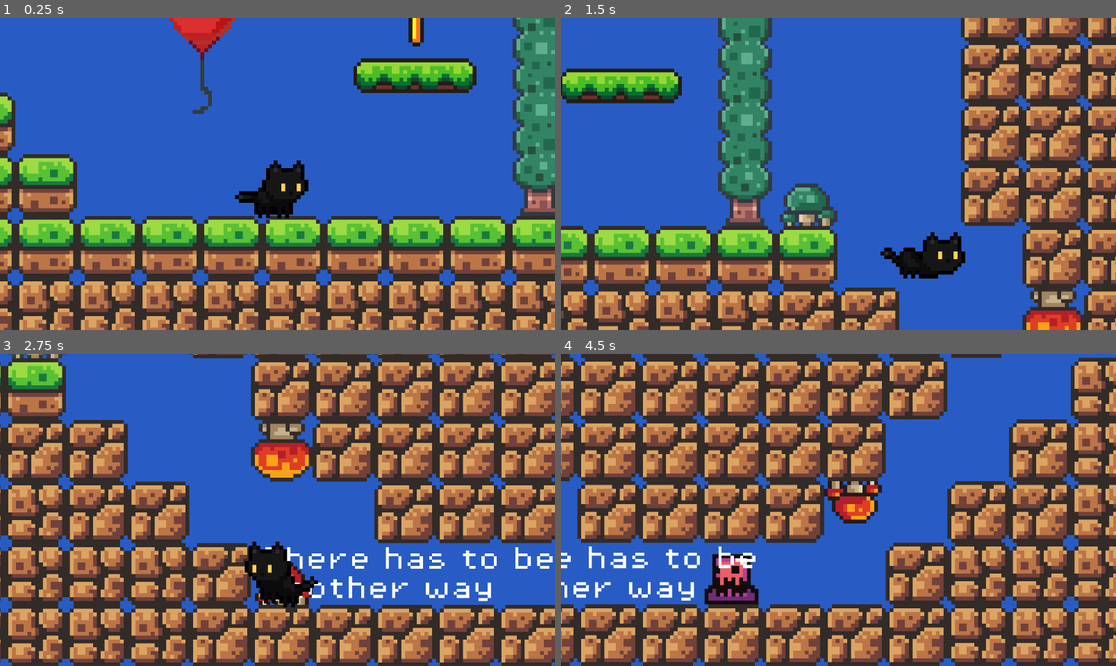
Above: before the commit, frames 1-4 (two rows, left to right).
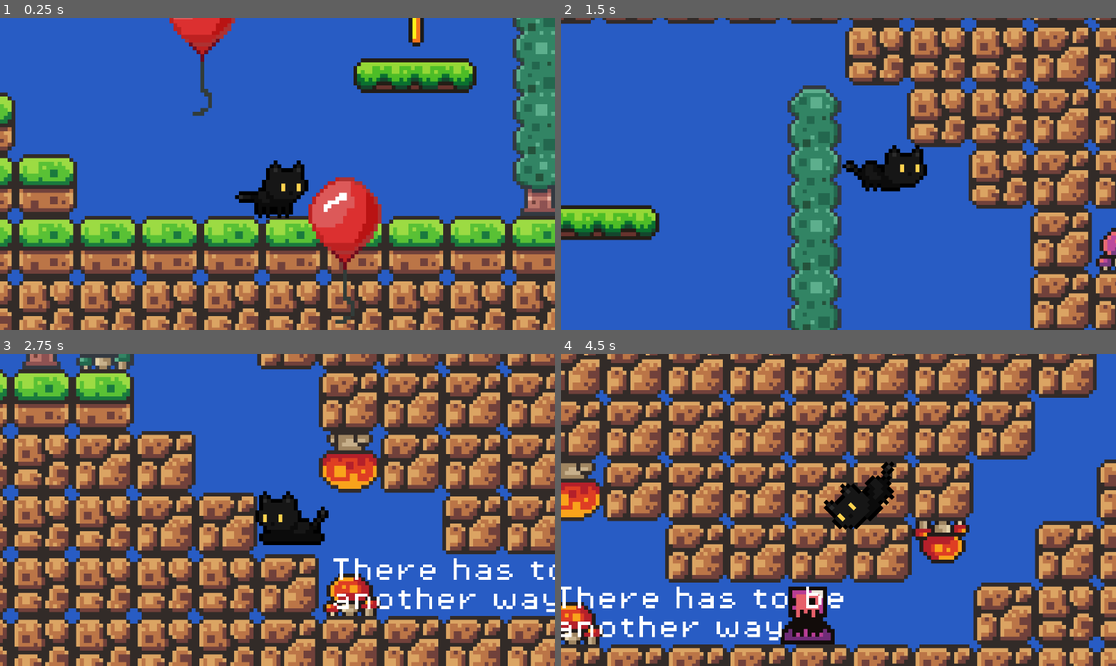
Above: after the commit, the same moments.

Repository: madgustoo/catja
Game: Godot game, scene res://main.tscn
Same seed, same stepped clock (60 frames per second), same inputs: the game is played once before the commit and once after it.
Inputs:
- Up to frame 1 (0.25 s): no input
- Up to frame 2 (1.5 s): hold Right (move_right) from 0.53 s (still down); tap Space (jump) at 0.6, 0.77, 1.07, 1.35 s
- Up to frame 3 (2.75 s): tap Space (jump) at 1.52, 1.82, 2.1 s; release Right (move_right) at 2.03 s; hold Left (move_left) from 2.03 s (still down)
- Up to frame 4 (4.5 s): release Left (move_left) at 2.78 s; hold Right (move_right) 2.78-4.28 s; tap Space (jump) at 2.85, 3.02, 3.32, 3.6, 3.77, 4.07, 4.35 s; hold Left (move_left) from 4.28 s (still down)

The runs differ from the first frame. In frame 1, 3.0% of the frame differs, in the area x 30-69%, y 0-98%; in frame 2, 61%; in frame 3, 75%; in frame 4, 81%, in the area x 0-100%, y 0-100%.

Commit message:
Added coyote timer

Diff:
--- a/balloon.gd
+++ b/balloon.gd
@@ -9,6 +9,7 @@
 	if body.is_in_group("Player"):
 		animation_player.play("pop")
 		var dir = (body.global_position - global_position).normalized()
+		# Checks if player is
 		body.bounce(-dir * bounce_force)
 		timer.start()
 
--- a/balloon.tscn
+++ b/balloon.tscn
@@ -3,42 +3,6 @@
 [ext_resource type="Texture2D" uid="uid://d3w80iv8inomu" path="res://assets/sprites/balloon-sprite-sheet.png" id="1_n2rxu"]
 [ext_resource type="Script" uid="uid://dr0r6d5ha5tqf" path="res://balloon.gd" id="1_r345k"]
 [ext_resource type="AudioStream" uid="uid://b61h6r5tj6my" path="res://assets/sounds/pop.wav" id="3_4emby"]
-
-[sub_resource type="AtlasTexture" id="AtlasTexture_r345k"]
-atlas = ExtResource("1_n2rxu")
-region = Rect2(0, 0, 64, 64)
-
-[sub_resource type="AtlasTexture" id="AtlasTexture_4emby"]
-atlas = ExtResource("1_n2rxu")
-region = Rect2(64, 0, 64, 64)
-
-[sub_resource type="AtlasTexture" id="AtlasTexture_jj3vs"]
-atlas = ExtResource("1_n2rxu")
-region = Rect2(128, 0, 64, 64)
-
-[sub_resource type="AtlasTexture" id="AtlasTexture_wxbh2"]
-atlas = ExtResource("1_n2rxu")
-region = Rect2(192, 0, 64, 64)
-
-[sub_resource type="SpriteFrames" id="SpriteFrames_mv2x6"]
-animations = [{
-"frames": [{
-"duration": 1.0,
-"texture": SubResource("AtlasTexture_r345k")
-}, {
-"duration": 1.0,
-"texture": SubResource("AtlasTexture_4emby")
-}, {
-"duration": 1.0,
-"texture": SubResource("AtlasTexture_jj3vs")
-}, {
-"duration": 1.0,
-"texture": SubResource("AtlasTexture_wxbh2")
-}],
-"loop": true,
-"name": &"dance",
-"speed": 5.0
-}]
 
 [sub_resource type="CircleShape2D" id="CircleShape2D_n2rxu"]
 
@@ -85,7 +49,7 @@
 tracks/3/type = "value"
 tracks/3/imported = false
 tracks/3/enabled = true
-tracks/3/path = NodePath("FloatMotion/AnimatedSprite2D:visible")
+tracks/3/path = NodePath("AnimatedSprite2D:visible")
 tracks/3/interp = 1
 tracks/3/loop_wrap = true
 tracks/3/keys = {
@@ -124,7 +88,7 @@
 tracks/2/type = "value"
 tracks/2/imported = false
 tracks/2/enabled = true
-tracks/2/path = NodePath("FloatMotion/AnimatedSprite2D:visible")
+tracks/2/path = NodePath("AnimatedSprite2D:visible")
 tracks/2/interp = 1
 tracks/2/loop_wrap = true
 tracks/2/keys = {
@@ -133,34 +97,10 @@
 "update": 1,
 "values": [true]
 }
-tracks/3/type = "value"
-tracks/3/imported = false
-tracks/3/enabled = true
-tracks/3/path = NodePath("FloatMotion:position")
-tracks/3/interp = 1
-tracks/3/loop_wrap = true
-tracks/3/keys = {
-"times": PackedFloat32Array(0),
-"transitions": PackedFloat32Array(1),
-"update": 0,
-"values": [Vector2(0, 0)]
-}
 
 [sub_resource type="Animation" id="Animation_jj3vs"]
 resource_name = "up_and_down"
 loop_mode = 2
-tracks/0/type = "value"
-tracks/0/imported = false
-tracks/0/enabled = true
-tracks/0/path = NodePath("FloatMotion:position")
-tracks/0/interp = 1
-tracks/0/loop_wrap = true
-tracks/0/keys = {
-"times": PackedFloat32Array(0, 1),
-"transitions": PackedFloat32Array(1, 1),
-"update": 0,
-"values": [Vector2(0, 0), Vector2(0, -2)]
-}
 
 [sub_resource type="AnimationLibrary" id="AnimationLibrary_4emby"]
 _data = {
@@ -169,16 +109,45 @@
 &"up_and_down": SubResource("Animation_jj3vs")
 }
 
+[sub_resource type="AtlasTexture" id="AtlasTexture_r345k"]
+atlas = ExtResource("1_n2rxu")
+region = Rect2(0, 0, 64, 64)
+
+[sub_resource type="AtlasTexture" id="AtlasTexture_4emby"]
+atlas = ExtResource("1_n2rxu")
+region = Rect2(64, 0, 64, 64)
+
+[sub_resource type="AtlasTexture" id="AtlasTexture_jj3vs"]
+atlas = ExtResource("1_n2rxu")
+region = Rect2(128, 0, 64, 64)
+
+[sub_resource type="AtlasTexture" id="AtlasTexture_wxbh2"]
+atlas = ExtResource("1_n2rxu")
+region = Rect2(192, 0, 64, 64)
+
+[sub_resource type="SpriteFrames" id="SpriteFrames_mv2x6"]
+animations = [{
+"frames": [{
+"duration": 1.0,
+"texture": SubResource("AtlasTexture_r345k")
+}, {
+"duration": 1.0,
+"texture": SubResource("AtlasTexture_4emby")
+}, {
+"duration": 1.0,
+"texture": SubResource("AtlasTexture_jj3vs")
+}, {
+"duration": 1.0,
+"texture": SubResource("AtlasTexture_wxbh2")
+}],
+"loop": true,
+"name": &"dance",
+"speed": 5.0
+}]
+
 [node name="Balloon" type="Area2D"]
 collision_layer = 2
 script = ExtResource("1_r345k")
-
-[node name="FloatMotion" type="Node2D" parent="."]
-
-[node name="AnimatedSprite2D" type="AnimatedSprite2D" parent="FloatMotion"]
-sprite_frames = SubResource("SpriteFrames_mv2x6")
-animation = &"dance"
-autoplay = "dance"
 
 [node name="CollisionShape2D" type="CollisionShape2D" parent="."]
 position = Vector2(-1, -9)
@@ -198,5 +167,10 @@
 
 [node name="Timer" type="Timer" parent="."]
 
+[node name="AnimatedSprite2D" type="AnimatedSprite2D" parent="."]
+sprite_frames = SubResource("SpriteFrames_mv2x6")
+animation = &"dance"
+autoplay = "dance"
+
 [connection signal="body_entered" from="." to="." method="_on_body_entered"]
 [connection signal="timeout" from="Timer" to="." method="_on_timer_timeout"]
--- a/main.tscn
+++ b/main.tscn
@@ -1642,6 +1642,43 @@
 sources/0 = SubResource("TileSetAtlasSource_lquwl")
 sources/1 = SubResource("TileSetAtlasSource_7mycd")
 
+[sub_resource type="Animation" id="Animation_4c57u"]
+resource_name = "up_and_down"
+loop_mode = 2
+tracks/0/type = "value"
+tracks/0/imported = false
+tracks/0/enabled = true
+tracks/0/path = NodePath("../Balloon2:position")
+tracks/0/interp = 1
+tracks/0/loop_wrap = true
+tracks/0/keys = {
+"times": PackedFloat32Array(0, 1),
+"transitions": PackedFloat32Array(1, 1),
+"update": 0,
+"values": [Vector2(181, -220), Vector2(181, -211)]
+}
+
+[sub_resource type="Animation" id="Animation_efxa6"]
+length = 0.001
+tracks/0/type = "value"
+tracks/0/imported = false
+tracks/0/enabled = true
+tracks/0/path = NodePath("../Balloon2:position")
+tracks/0/interp = 1
+tracks/0/loop_wrap = true
+tracks/0/keys = {
+"times": PackedFloat32Array(0),
+"transitions": PackedFloat32Array(1),
+"update": 0,
+"values": [Vector2(181, -220)]
+}
+
+[sub_resource type="AnimationLibrary" id="AnimationLibrary_efxa6"]
+_data = {
+&"RESET": SubResource("Animation_efxa6"),
+&"up_and_down": SubResource("Animation_4c57u")
+}
+
 [node name="Game" type="Node2D"]
 
 [node name="GameManager" type="Node" parent="."]
@@ -1757,8 +1794,18 @@
 text = "There has to be another way"
 autowrap_mode = 2
 
-[node name="Balloon3" parent="." instance=ExtResource("10_4c57u")]
+[node name="Balloon2" parent="." instance=ExtResource("10_4c57u")]
 position = Vector2(181, -220)
+
+[node name="BallonAnimationPlayer" type="AnimationPlayer" parent="Balloon2"]
+root_node = NodePath("../../Balloon")
+libraries = {
+&"": SubResource("AnimationLibrary_efxa6")
+}
+autoplay = "up_and_down"
 
 [node name="Balloon" parent="." instance=ExtResource("10_4c57u")]
 position = Vector2(-13, -5)
+
+[node name="Balloon3" parent="." instance=ExtResource("10_4c57u")]
+position = Vector2(24, 49)
--- a/player.tscn
+++ b/player.tscn
@@ -273,3 +273,7 @@
 [node name="RayCast2D" type="RayCast2D" parent="."]
 position = Vector2(-13, -11)
 target_position = Vector2(0, 14)
+
+[node name="CoyoteTimer" type="Timer" parent="."]
+wait_time = 0.15
+one_shot = true
--- a/project.godot
+++ b/project.godot
@@ -18,6 +18,10 @@
 
 Music="*res://music.tscn"
 
+[display]
+
+window/size/mode=4
+
 [input]
 
 move_right={
@@ -35,6 +39,7 @@
 jump={
 "deadzone": 0.2,
 "events": [Object(InputEventKey,"resource_local_to_scene":false,"resource_name":"","device":-1,"window_id":0,"alt_press …(191 unchanged characters)…
+, Object(InputEventKey,"resource_local_to_scene":false,"resource_name":"","device":-1,"window_id":0,"alt_pressed":false,"shift_pressed":false,"ctrl_pressed":false,"meta_pressed":false,"pressed":false,"keycode":0,"physical_keycode":87,"key_label":0,"unicode":119,"location":0,"echo":false,"script":null)
 ]
 }
 
--- a/scripts/player.gd
+++ b/scripts/player.gd
@@ -1,14 +1,22 @@
 extends CharacterBody2D
 
 
-const SPEED = 120.0
+const SPEED = 100.0
 const JUMP_VELOCITY = -300.0
+const MAX_JUMP_LEVEL = 2
 
 @onready var animated_stripe = $AnimatedSprite2D
 @onready var ray_cast_down: RayCast2D = $RayCast2D
+@onready var coyote_timer: Timer = $CoyoteTimer
+
+var jump_level = 0
 
 func bounce(force: Vector2):
 	velocity = force
+
+func _draw():
+	if velocity.length() > 0:
+		draw_line(Vector2.ZERO, velocity.normalized() * 50, Color.RED, 2)
 
 func _physics_process(delta: float) -> void:
 	# Add the gravity.
@@ -16,8 +24,13 @@
 		velocity += get_gravity() * delta
 
 	# Handle jump.
-	if Input.is_action_just_pressed("jump") and is_on_floor():
-		velocity.y = JUMP_VELOCITY
+	if Input.is_action_just_pressed("jump"):
+		if is_on_floor() || !coyote_timer.is_stopped():
+			velocity.y = JUMP_VELOCITY
+			jump_level = 1
+		#elif (jump_level < MAX_JUMP_LEVEL):
+			#velocity.y = JUMP_VELOCITY
+			#jump_level += 1
 
 	# Get the input direction and handle the movement/deceleration.
 	# As good practice, you should replace UI actions with custom gameplay actions.
@@ -32,9 +45,11 @@
 				animated_stripe.play("run_jump")
 			else:
 				animated_stripe.play("run_fall")
+		# Flip sprite depending on direction
 		animated_stripe.flip_h = direction < 0
 	elif not is_on_floor():
 		pass
+		# normal jump animation (bouncy feeling)
 		# animated_stripe.play("jump")
 	else:
 		velocity.x = move_toward(velocity.x, 0, SPEED)
@@ -44,4 +59,11 @@
 		## Prepare for impact
 		#animated_stripe.play("land")
 
+	var was_on_floor = is_on_floor()
+	# This updates collision and floor detection (to use methods like is_on_floor, etc)
 	move_and_slide()
+
+	if was_on_floor && not is_on_floor():
+		coyote_timer.start()
+
+	#queue_redraw()
Not shown: 1 places in main.tscn that only renumber resources
